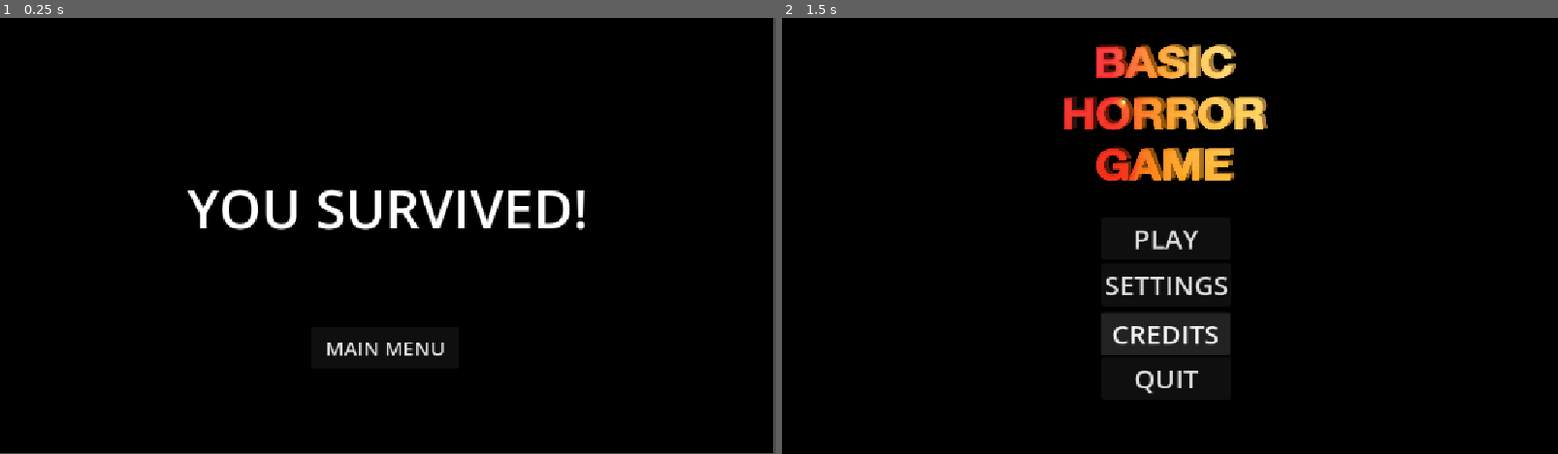
Above: before the commit, frames 1-2 (left to right).
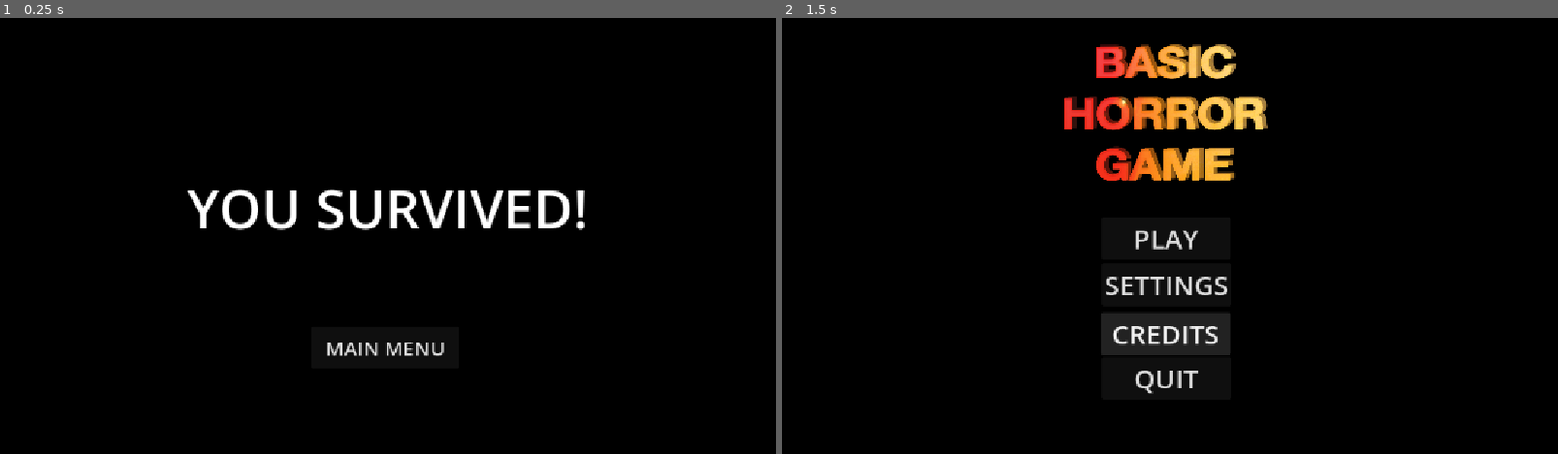
Above: after the commit, the same moments.

Repository: christiannoll/Basic3DGame
Game: Godot game, scene res://Scenes/victory.tscn
The game is run twice, just before and just after one commit, with the same random seed, the same clock (stepped at 60 frames per second) and the same inputs. This scene is started directly instead of the project's main scene. The engine's default icon, where the game draws it, is replaced by a stand-in: a white triangle on a blue panel in a dark square.
Inputs (mouse positions are in pixels of both pictures, inside the frame that each line leads up to):
- Up to frame 1 (0.25 s): no input
- Up to frame 2 (1.5 s): tap Enter at 0.5 s; move the mouse to (1340, 214) at 0.52 s; hold D (right) 0.53-1.25 s; tap F (flashlight) at 0.6 s; tap Space (jump) at 0.77 s; click "MAIN MENU" at 1.25 s

The runs differ from the first frame. In frame 1, 0.6% of the frame differs, in the area x 0-100%, y 0-100%; in frame 2, nothing differs.

Commit message:
Fixed backround sound in victory scene

Diff:
--- a/Scenes/victory.tscn
+++ b/Scenes/victory.tscn
@@ -13,8 +13,8 @@
 
 [node name="bg" type="ColorRect" parent="." unique_id=1264385387]
 layout_mode = 0
-offset_right = 1148.0
-offset_bottom = 645.0
+offset_right = 1161.0
+offset_bottom = 654.0
 color = Color(0, 0, 0, 1)
 
 [node name="RichTextLabel" type="RichTextLabel" parent="." unique_id=1922438615]
